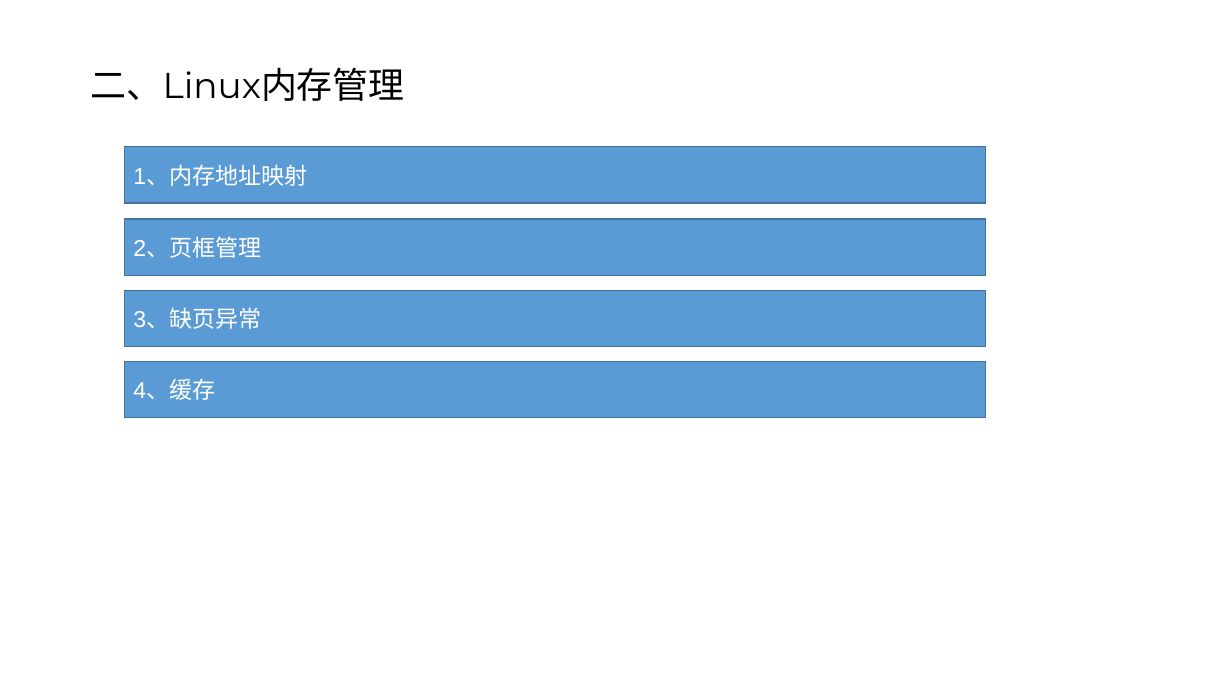
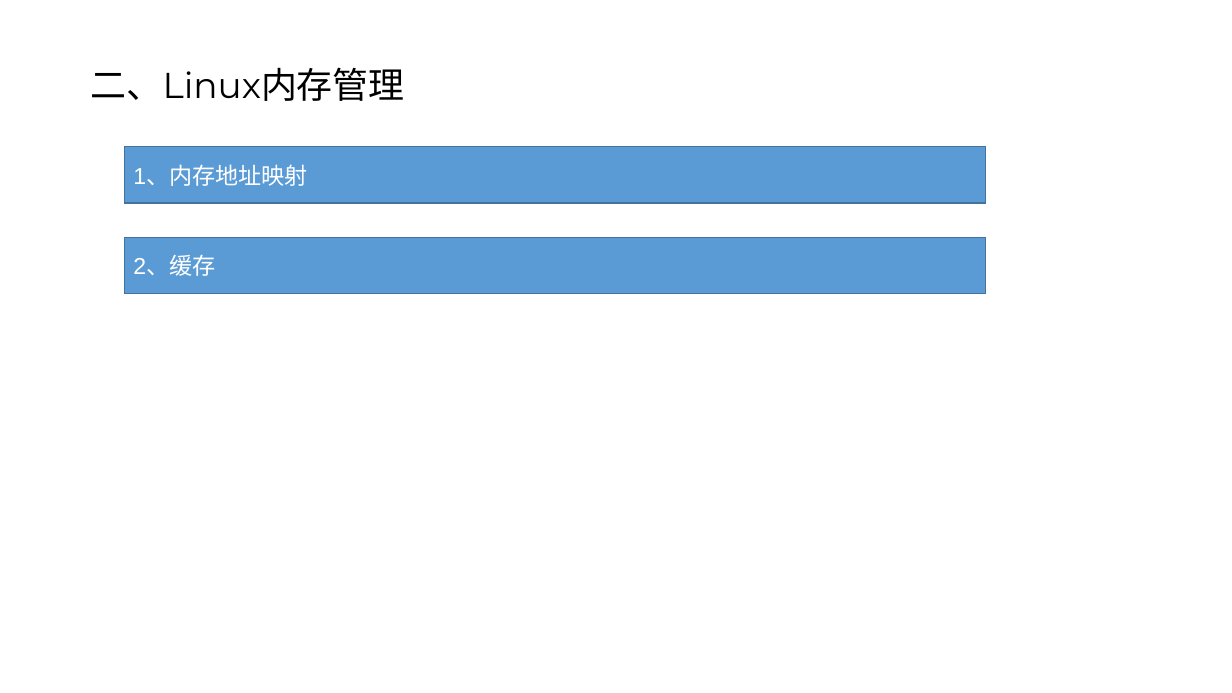
Before and after one commit to Abiggg/Note, a slide deck: slide 9 of note_of_linux/linux.pptx. Drawn at 1232x693 pixels with LibreOffice and Linux fonts; fonts in the diff are those of the drawing. Boxes give left, top, right and bottom in pixels: in the first picture for what was removed or moved away, otherwise in the second. Text is boxed around its words. In the diff, an @@ line names an element or a change of style, - is before the commit and + after.

```diff
--- a/note_of_linux/linux.pptx
+++ b/note_of_linux/linux.pptx
@@ rectangle "2、缓存": place and size @@
-rectangle "2、缓存" at bbox=[125, 361, 986, 418]
+rectangle "2、缓存" at bbox=[125, 238, 986, 294]
@@ rectangle removed at bbox=[125, 219, 986, 275] @@
-2、页框管理
@@ text in rectangle at bbox=[133, 256, 215, 276]: text changed @@
-4、缓存
+2、缓存
@@ rectangle removed at bbox=[125, 290, 986, 347] @@
-3、缺页异常
```
Also in this commit, not shown: 1 other slide changed, 5 slides added, 2 slides removed, 1 other file.
